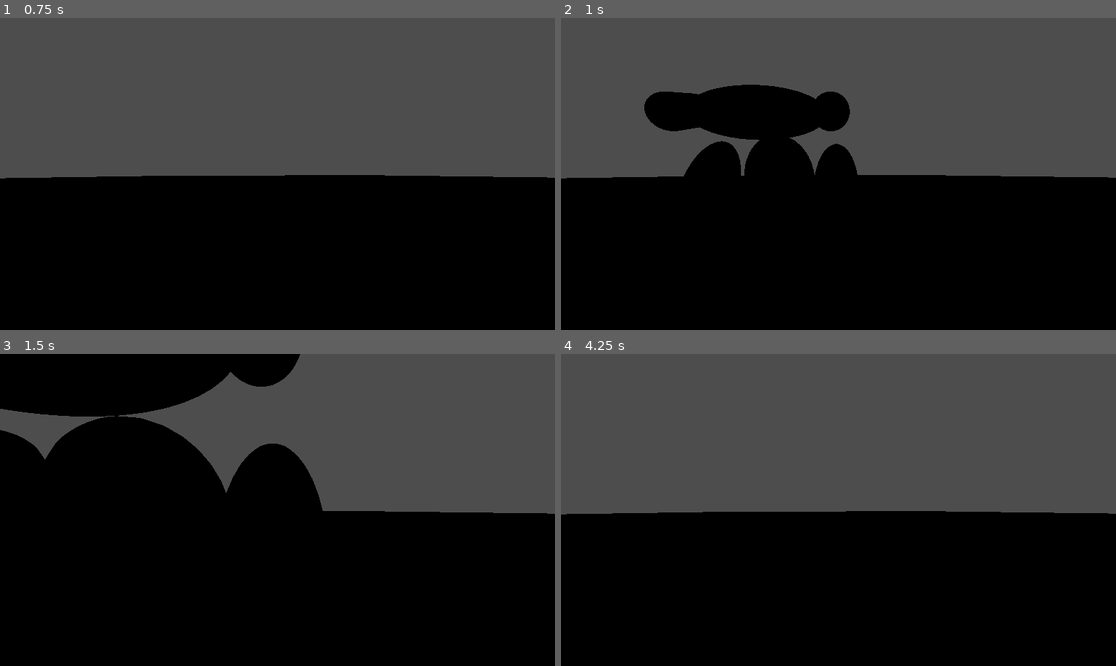
Above: before the commit, frames 1-4 (two rows, left to right).
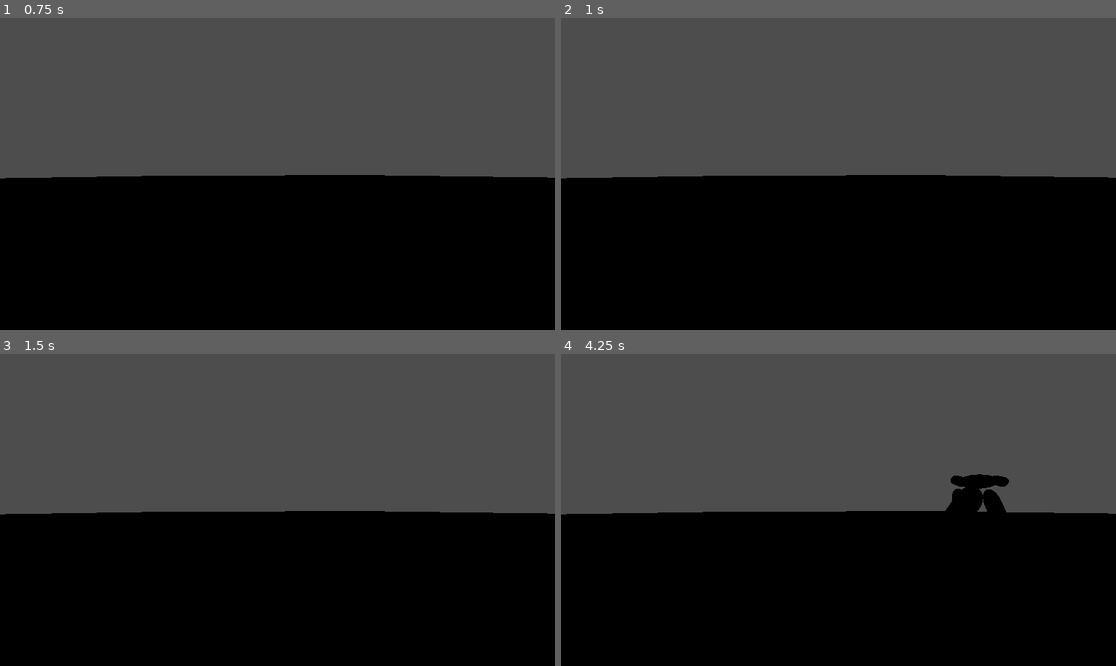
Above: after the commit, the same moments.

Repository: StudioXPEtudiant/-25-26.QC.S.S2_Escape-Night
Game: Godot game, scene res://Laboratoir(scène).tscn
Two runs of this game, one before a commit and one after it. Both use one fixed random seed, a clock stepped at 60 frames per second and the inputs below.
Inputs:
- Up to frame 1 (0.75 s): tap Enter (ui_accept) at 0.5 s; hold D (Droite) from 0.53 s (still down); hold Shift (Sprint) from 0.53 s (still down)
- Up to frame 2 (1 s): keep holding D (Droite); keep holding Shift (Sprint); tap Space (Saut) at 0.77, 0.8 s
- Up to frame 3 (1.5 s): tap Space (Saut) at 1.07, 1.35 s; release D (Droite) at 1.28 s; release Shift (Sprint) at 1.28 s; hold Down (ui_down) from 1.28 s (still down)
- Up to frame 4 (4.25 s): tap Space (Saut) at 1.52, 1.82, 3.02, 3.32, 3.77, 3.8, 4.07 s; tap Shift (Sprint) at 1.55, 2.85 s; tap Enter (ui_accept) at 2, 2.75, 3.5 s; release Down (ui_down) at 2.03 s; hold D (Droite) 2.03-2.78 s; hold Space (Saut) 2.03-2.78 s; tap S (Recule) at 2.1 s; hold W (Avance) 2.78-3.53 s; hold A (Gauche) from 3.53 s (still down); hold Shift (Sprint) from 3.53 s (still down)

Frame 1 is identical in both runs. In frame 2, 7.6% of the frame differs, in the area x 15-54%, y 21-51%; in frame 3, 21%, in the area x 0-59%, y 0-52%; in frame 4, 1.0%.

Commit message:
Meilleur saut et sprint

Diff:
--- a/Monstre.tscn
+++ b/Monstre.tscn
@@ -1,6 +1,6 @@
 [gd_scene load_steps=9 format=3 uid="uid://dnwhrjxakhhu6"]
 
-[ext_resource type="Script" path="res://monstreIA.gd" id="1_2fp1x"]
+[ext_resource type="Script" path="res://personnage_principal.gd" id="1_2f8ik"]
 
 [sub_resource type="CapsuleMesh" id="CapsuleMesh_nexf3"]
 
@@ -24,7 +24,7 @@
 height = 0.5
 
 [node name="Node3D" type="CharacterBody3D"]
-script = ExtResource("1_2fp1x")
+script = ExtResource("1_2f8ik")
 
 [node name="Bras_Gauche" type="MeshInstance3D" parent="."]
 transform = Transform3D(0.378552, 0, 0, 0, 0.735065, 0.183817, 0, -0.408074, 0.33111, 0.522081, 0.518773, 0.850969)
--- a/personnage_principal.gd
+++ b/personnage_principal.gd
@@ -11,9 +11,9 @@
 		velocity += get_gravity() * delta
 
 	# Handle jump.
-	if Input.is_action_just_pressed("Saut") and is_on_floor():
+	if Input.is_action_pressed("Saut") and is_on_floor():
 		velocity.y = JUMP_VELOCITY
-	if Input.is_action_just_pressed("Sprint"):
+	if Input.is_action_pressed("Sprint"):
 		SPEED = 10.0
 	else:
 		SPEED = 5.0
